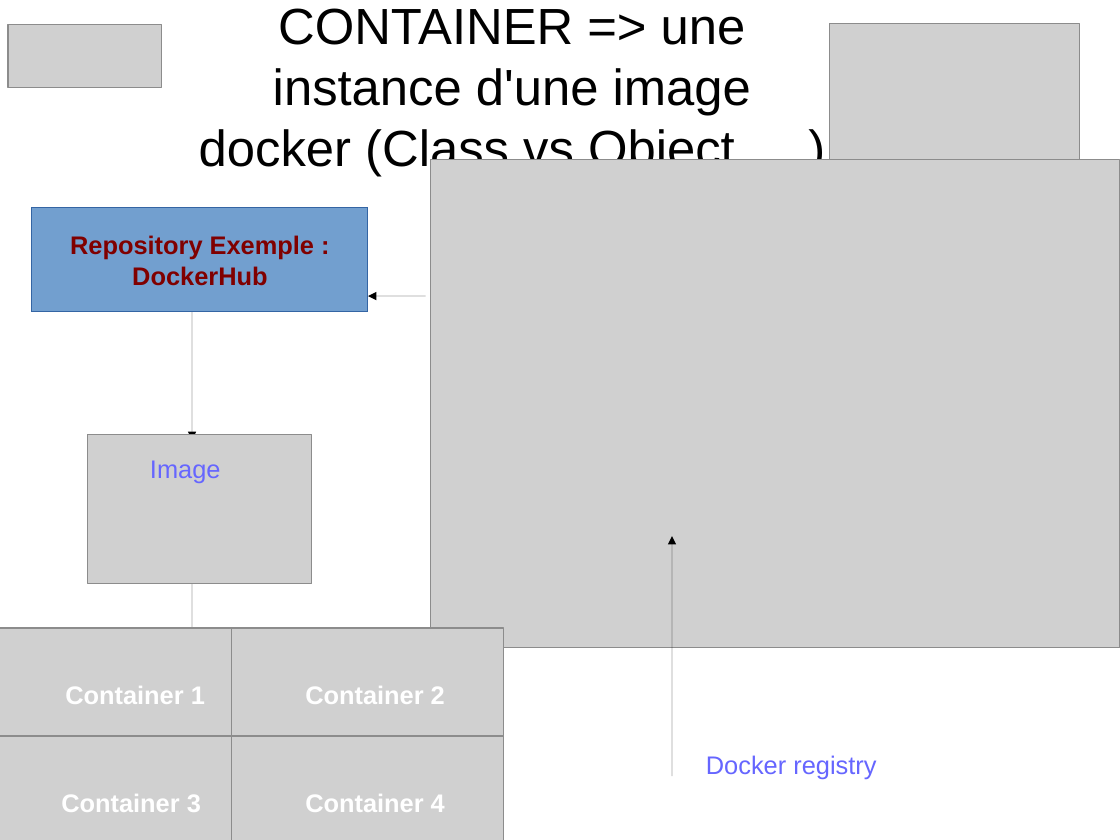
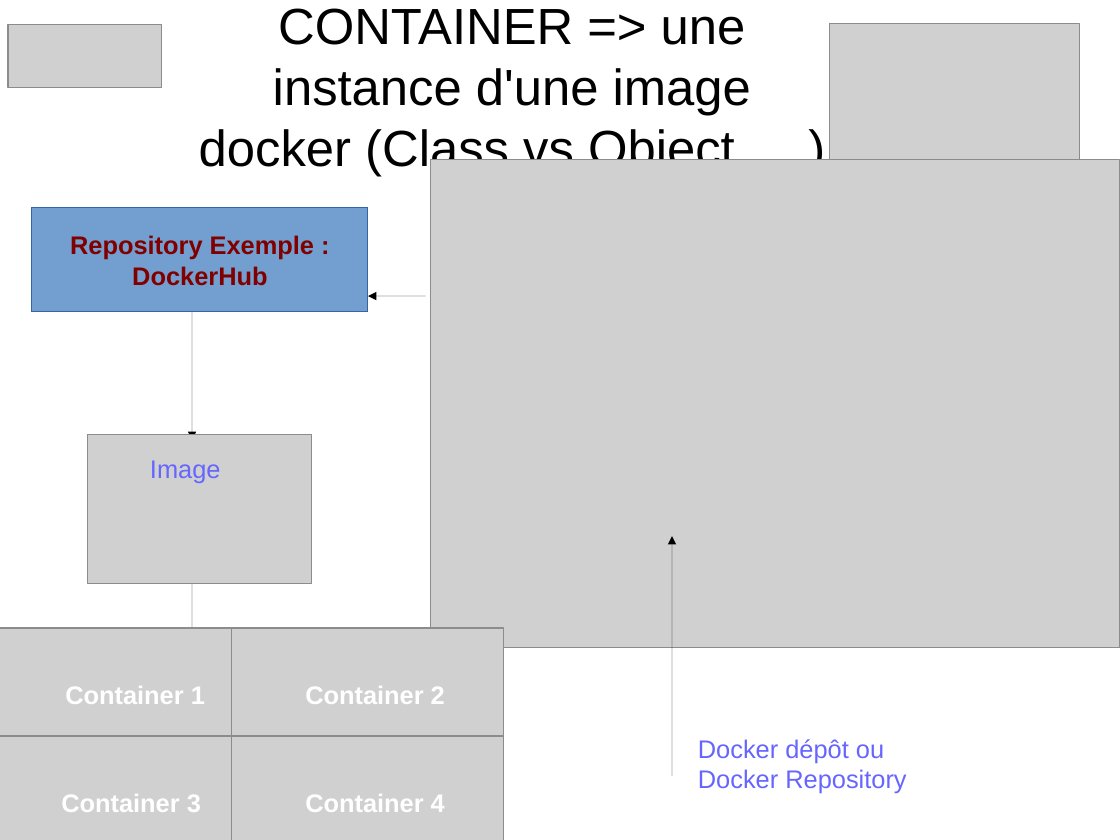
Before and after one commit to heylve/current, a slide deck: slide 5 of Rencontre_devs/docker_dev_conf_20_11_2017.odp. Drawn at 1120x840 pixels with LibreOffice and Linux fonts; fonts in the diff are those of the drawing; grey boxes stand for pictures. Boxes give left, top, right and bottom in pixels: in the first picture for what was removed or moved away, otherwise in the second. Text is boxed around its words. In the diff, an @@ line names an element or a change of style, - is before the commit and + after.

```diff
--- a/Rencontre_devs/docker_dev_conf_20_11_2017.odp
+++ b/Rencontre_devs/docker_dev_conf_20_11_2017.odp
@@ text at bbox=[698, 739, 906, 794]: text changed @@
-Docker registry
+Docker dépôt ou Docker Repository
```
Also in this commit, not shown: 5 other slides changed, 2 other files.
